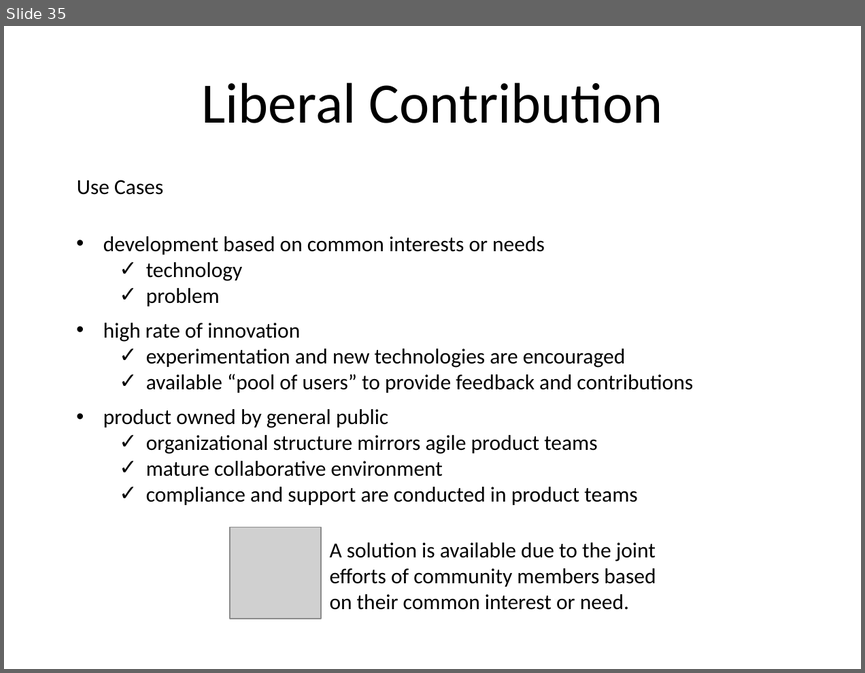
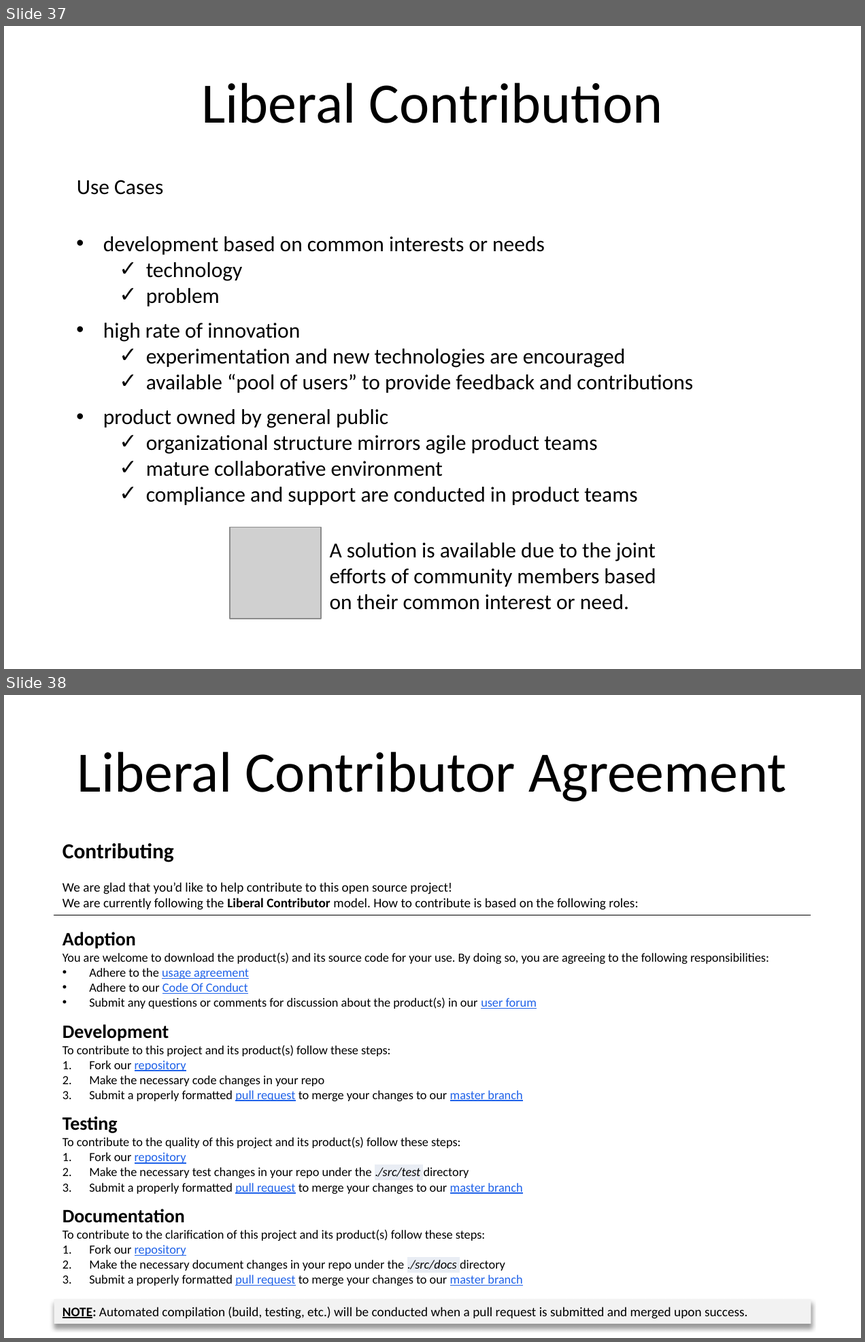
Before and after one commit to dsietz/open-source-model, a slide deck: Adopting the Open Source Model.pptx. Shown one above the other, each under a label of ours: slide 35 before the commit, slides 37 and 38 after it. The pictures are 865x673 and 865x1342 pixels, drawn with LibreOffice and Linux fonts; fonts in the diff are those of the drawing; grey boxes stand for pictures. Boxes give left, top, right and bottom in pixels: in the first picture for what was removed or moved away, otherwise in the second. Text is boxed around its words. In the diff, an @@ line names an element or a change of style, - is before the commit and + after.

```diff
--- a/Adopting the Open Source Model.pptx
+++ b/Adopting the Open Source Model.pptx
@@ slide 38 added at bbox=[4, 695, 861, 1338], background #FFFFFF @@
@@ text added at bbox=[77, 751, 787, 802], 48 pt, text #000000 @@
+Liberal Contributor Agreement
@@ text added at bbox=[62, 843, 638, 910], 11 pt, text #000000 @@
+Contributing
+We are glad that you’d like to help contribute to this open source project!
+We are currently following the Liberal Contributor model. How to contribute is based on the following roles:
@@ line added from (54, 915) to (811, 915), #000000 0.75 pt @@
@@ text added at bbox=[62, 932, 769, 1008], 10.5 pt, text #000000 @@
+Adoption
+You are welcome to download the product(s) and its source code for your use. By doing so, you are agreeing to the following responsibilities:
+• Adhere to the usage agreement
+• Adhere to our Code Of Conduct
+• Submit any questions or comments for discussion about the product(s) in our user forum
@@ text added at bbox=[62, 1024, 522, 1101], 10.5 pt, text #000000 @@
+Development
+To contribute to this project and its product(s) follow these steps:
+1. Fork our repository
+2. Make the necessary code changes in your repo
+3. Submit a properly formatted pull request to merge your changes to our master branch
@@ text added at bbox=[62, 1116, 522, 1193], 10.5 pt, text #000000 @@
+Testing
+To contribute to the quality of this project and its product(s) follow these steps:
+1. Fork our repository
+2. Make the necessary test changes in your repo under the ./src/test directory
+3. Submit a properly formatted pull request to merge your changes to our master branch
@@ text added at bbox=[62, 1208, 522, 1285], 10.5 pt, text #000000 @@
+Documentation
+To contribute to the clarification of this project and its product(s) follow these steps:
+1. Fork our repository
+2. Make the necessary document changes in your repo under the ./src/docs directory
+3. Submit a properly formatted pull request to merge your changes to our master branch
@@ rectangle added at bbox=[54, 1299, 810, 1324], fill #F2F2F2, 11 pt, text #000000 @@
+NOTE: Automated compilation (build, testing, etc.) will be conducted when a pull request is submitted and merged upon success.
@@ what was slide 35 is now slide 37 @@
```
Also in this commit, not shown: 3 slides changed, 11 other slides added, 1 slide removed.
